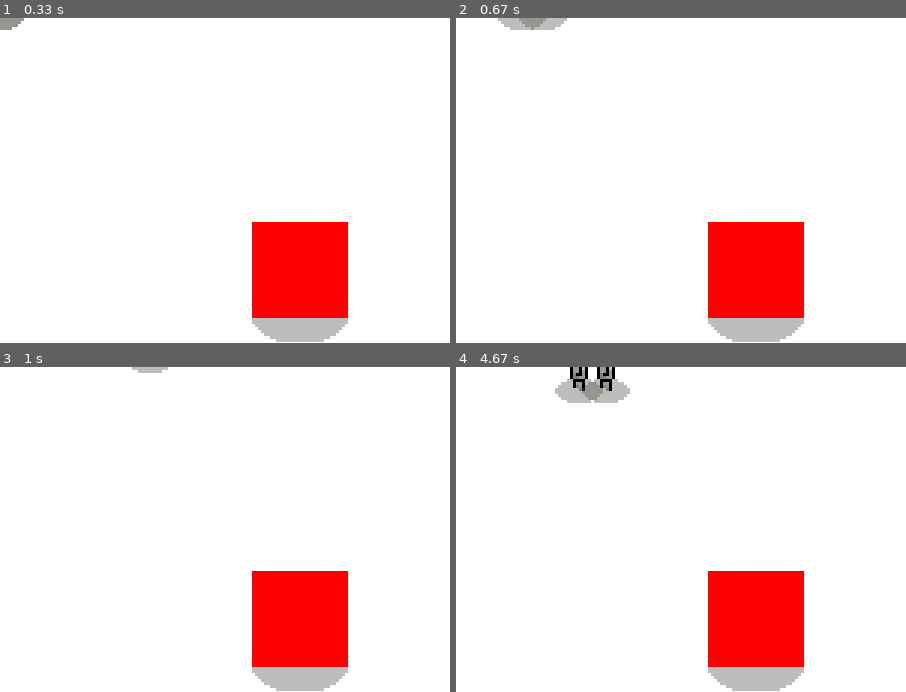
Above: before the commit, frames 1-4 (two rows, left to right).
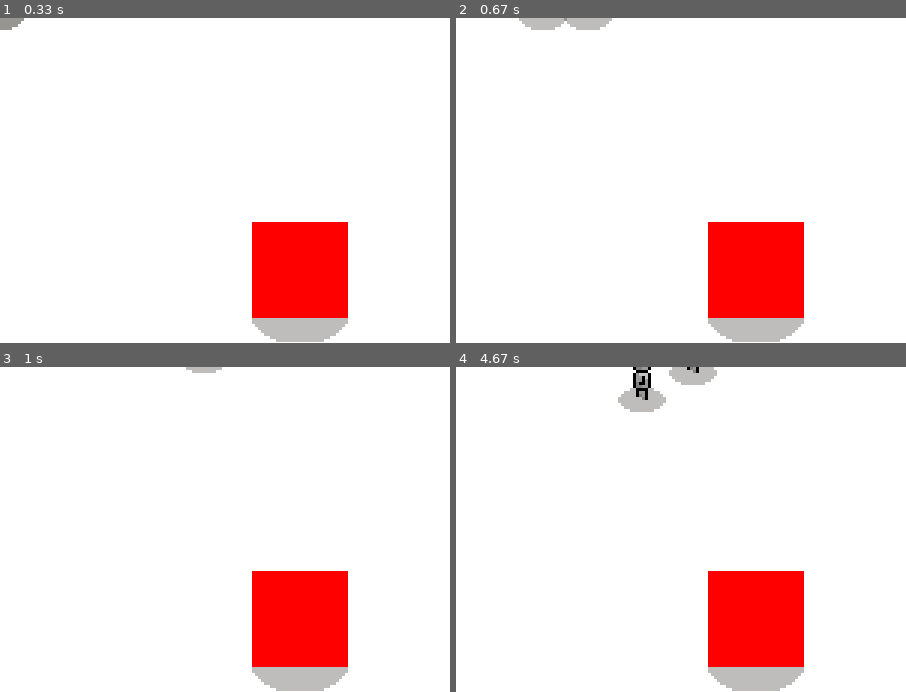
Above: after the commit, the same moments.

Repository: shaurya-sharma-dev/pygame-topdownengine
Game: pygame game, started from examples/basic_usage.py
Two runs of this game, one before a commit and one after it. Both use one fixed random seed, a clock stepped at 60 frames per second and the inputs below.
Inputs:
- Up to frame 1 (0.33 s): no input
- Up to frame 2 (0.67 s): hold D from 0.33 s (still down)
- Up to frame 3 (1 s): release D at 0.8 s; hold W from 0.83 s (still down)
- Up to frame 4 (4.67 s): release W at 1.13 s; hold S 4.07-4.43 s; hold A from 4.47 s (still down)
The pictures show only the part of the screen within x 0-50%, y 0-50%; the shares and areas given below are measured in that part.

Frame 1 is identical in both runs. In frame 2, 0.6% of the frame differs, in the area x 9-35%, y 0-4%; in frame 3, 0.2%; in frame 4, 2.6%, in the area x 22-58%, y 0-14%.

Commit message:
Update speeds of controllers to work better with friction and other physics changes.

Diff:
--- a/topdownengine/mobile_object/controller.py
+++ b/topdownengine/mobile_object/controller.py
@@ -40,7 +40,7 @@
     def __init__(self) -> None:
         "Initializes the input manager."
         self.input_mgr = KeyboardInputManager()
-        self.speed = 2
+        self.speed = 3
         self.snapping_speed = 10.0
 
     def update(self, mobile_object: MobileObject, dt: float) -> None:
@@ -59,7 +59,7 @@
 class MovementAIController(BaseController):
     def __init__(self, target_mobile_object: MobileObject) -> None:
         self.target_mobile_object = target_mobile_object
-        self.speed = 1.5
+        self.speed = 2
         self.snapping_speed = 10.0
 
     def update(self, mobile_object: MobileObject, dt: float) -> None:
